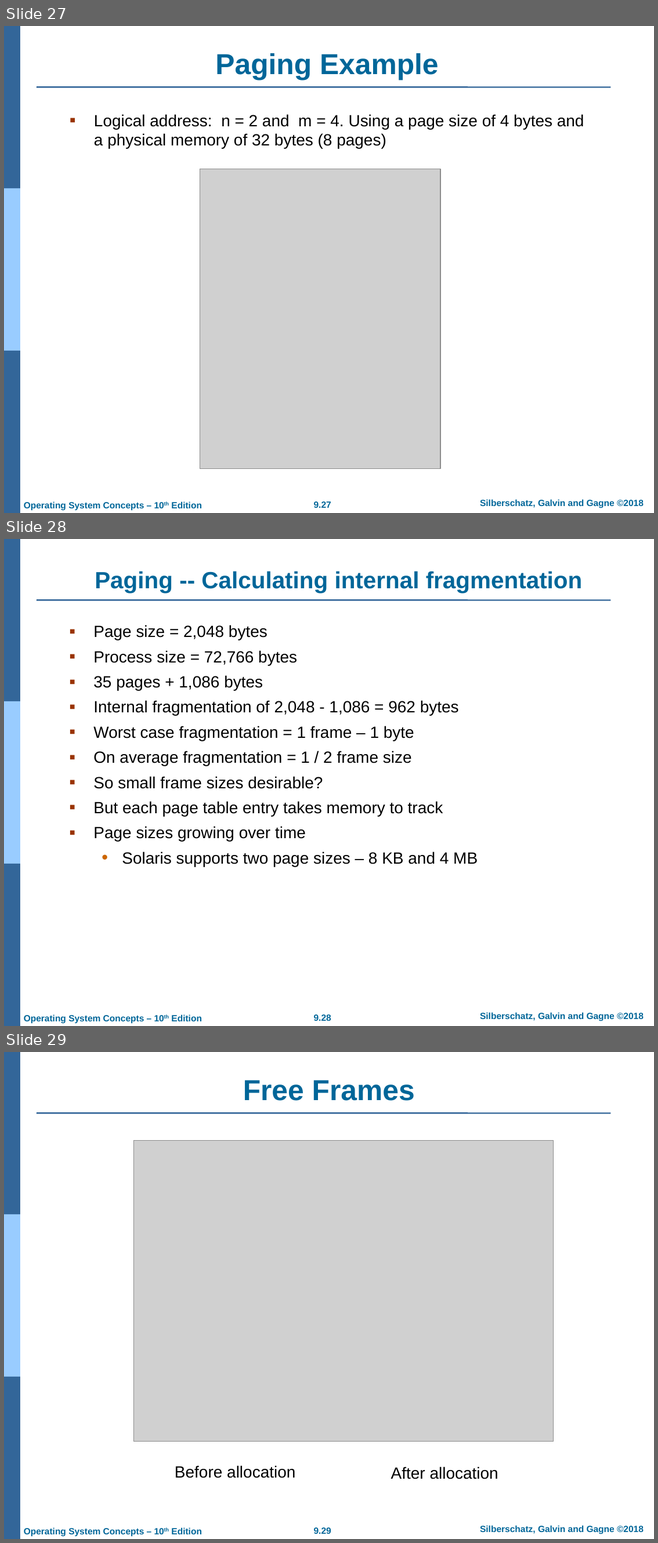
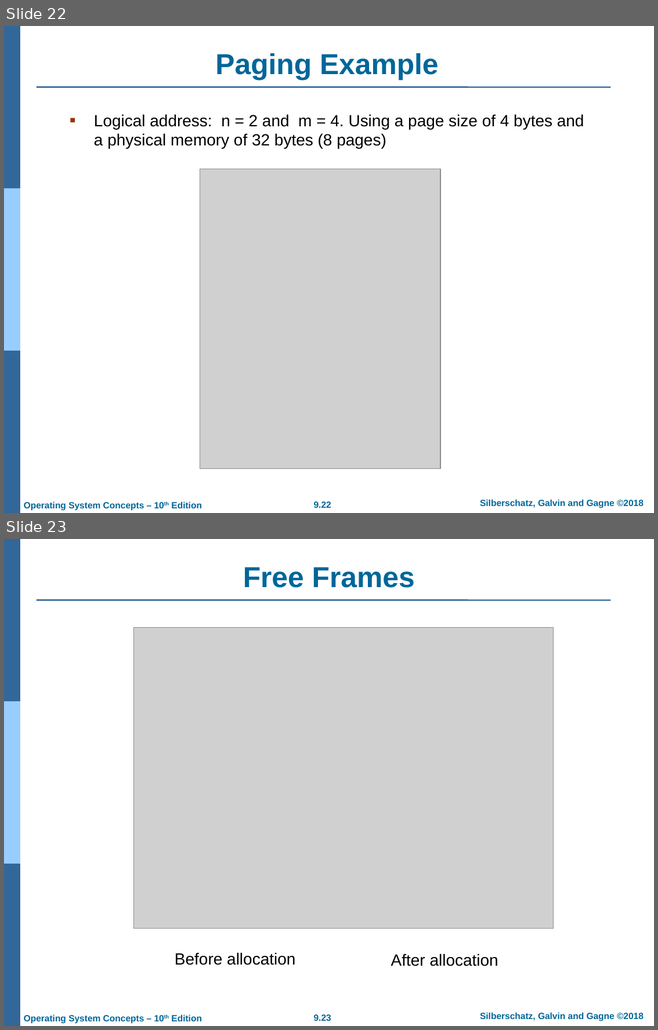
Before and after one commit to Hazrat-Ali9/Operating-System, a slide deck: main memory.pptx. Shown one above the other, each under a label of ours: slides 27, 28 and 29 before the commit, slides 22 and 23 after it. The pictures are 658x1543 and 658x1030 pixels, drawn with LibreOffice and Linux fonts; fonts in the diff are those of the drawing; grey boxes stand for pictures; background and template pictures are left out. Boxes give left, top, right and bottom in pixels: in the first picture for what was removed or moved away, otherwise in the second. Text is boxed around its words. In the diff, an @@ line names an element or a change of style, - is before the commit and + after.

```diff
--- a/main memory.pptx
+++ b/main memory.pptx
@@ slide 28 removed at (x1=4, y1=539, x2=654, y2=1026), background #FFFFFF; not listed: 7 template elements that a slide beside it also shows @@
@@ title removed at (x1=94, y1=571, x2=582, y2=593) @@
-Paging -- Calculating internal fragmentation
@@ text removed at (x1=93, y1=625, x2=477, y2=867) @@
-▪ Page size = 2,048 bytes
-▪ Process size = 72,766 bytes
-▪ 35 pages + 1,086 bytes
-▪ Internal fragmentation of 2,048 - 1,086 = 962 bytes
-▪ Worst case fragmentation = 1 frame – 1 byte
-▪ On average fragmentation = 1 / 2 frame size
-▪ So small frame sizes desirable?
-▪ But each page table entry takes memory to track
-▪ Page sizes growing over time
-  • Solaris supports two page sizes – 8 KB and 4 MB
@@ what was slide 27 is now slide 22 @@
@@ page number at (x1=314, y1=502, x2=331, y2=508): text changed @@
-9.27
+9.22
@@ what was slide 29 is now slide 23 @@
@@ page number at (x1=314, y1=1015, x2=331, y2=1021): text changed @@
-9.29
+9.23
```
Also in this commit, not shown: 5 other slides removed, 1 other file.
